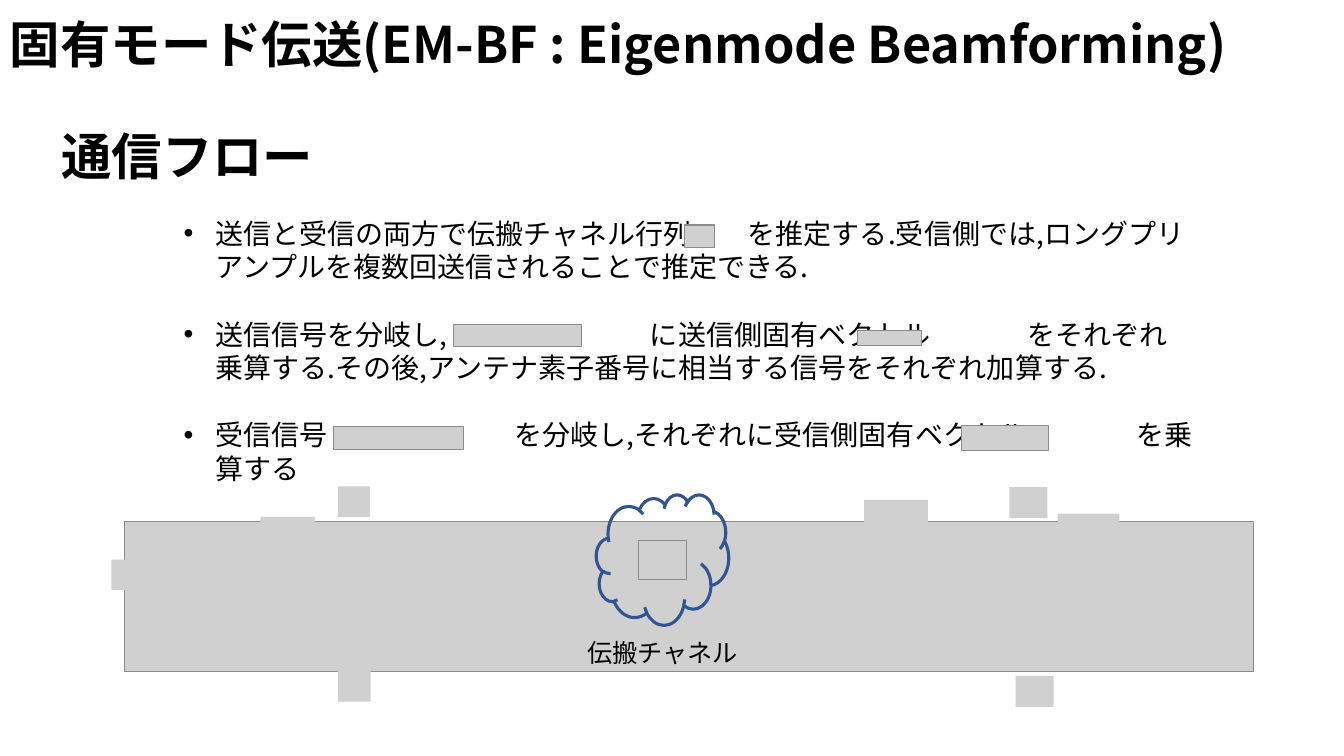
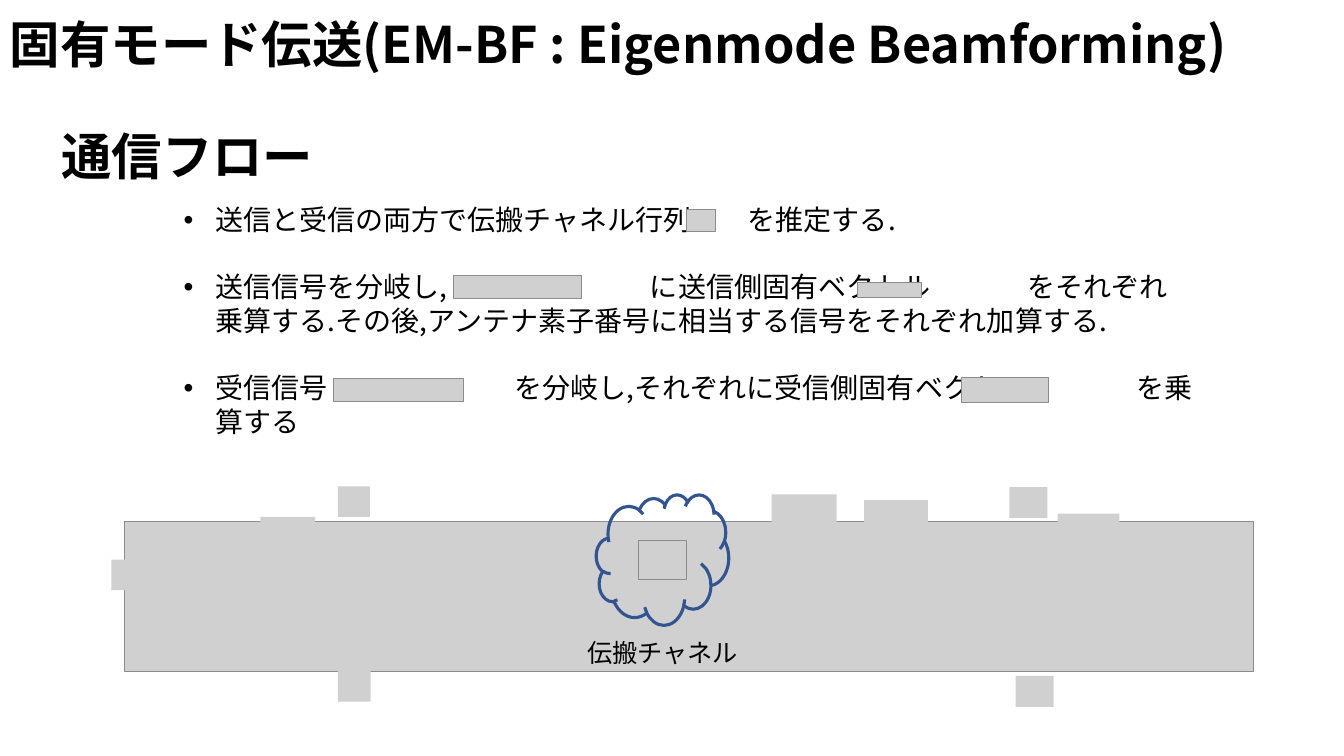
Before and after one commit to ryoww/seminar, a slide deck: slide 6 of MIMO/MU-MIMO.pptx. Drawn at 1344x756 pixels with LibreOffice and Linux fonts; fonts in the diff are those of the drawing; grey boxes stand for pictures. Boxes give left, top, right and bottom in pixels: in the first picture for what was removed or moved away, otherwise in the second. Text is boxed around its words. In the diff, an @@ line names an element or a change of style, - is before the commit and + after.

Commit message:
update

```diff
--- a/MIMO/MU-MIMO.pptx
+++ b/MIMO/MU-MIMO.pptx
@@ 4 pictures, 1 text: place and size @@
-4 pictures, 1 text at bbox=[215, 220, 1192, 451]
+4 pictures, 1 text at bbox=[215, 206, 1192, 403]
@@ text at bbox=[215, 206, 896, 233]: text changed @@
-• 送信と受信の両方で伝搬チャネル行列 を推定する.受信側では,ロングプリアンプルを複数回送信されることで推定できる.
+• 送信と受信の両方で伝搬チャネル行列 を推定する.
@@ picture: place and size @@
-picture at bbox=[685, 225, 714, 247]
+picture at bbox=[687, 210, 716, 232]
@@ picture added at bbox=[771, 495, 837, 525] @@
```
Also in this commit, not shown: 2 other slides changed.
